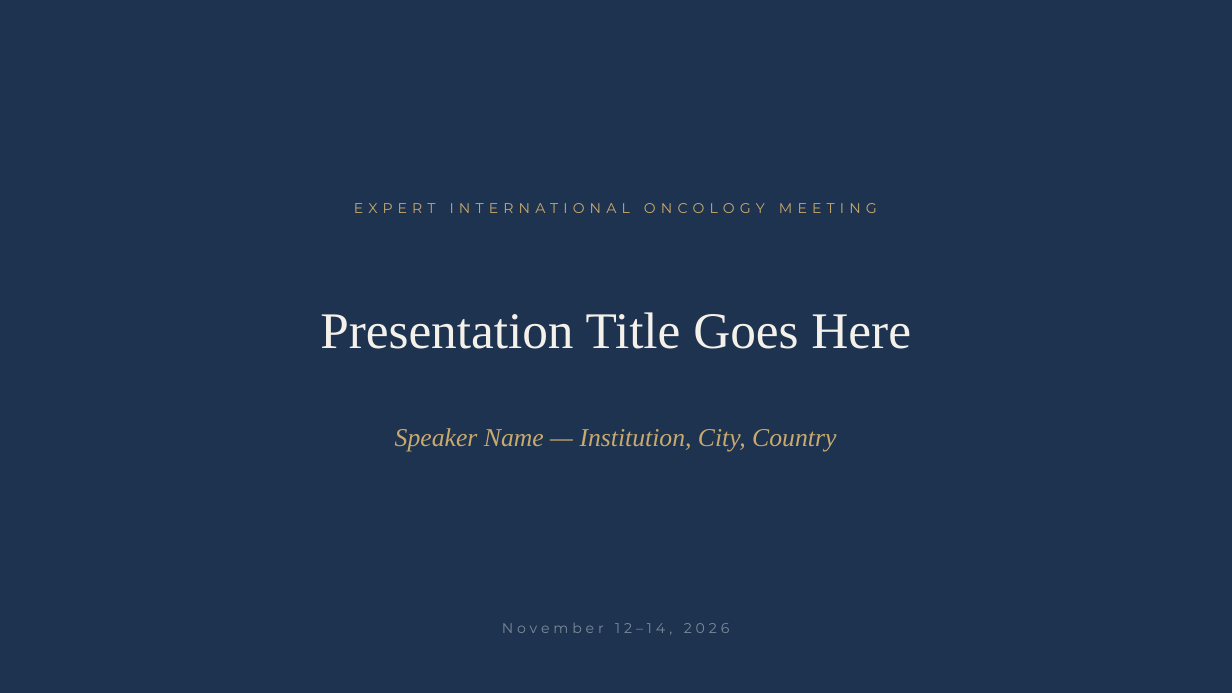
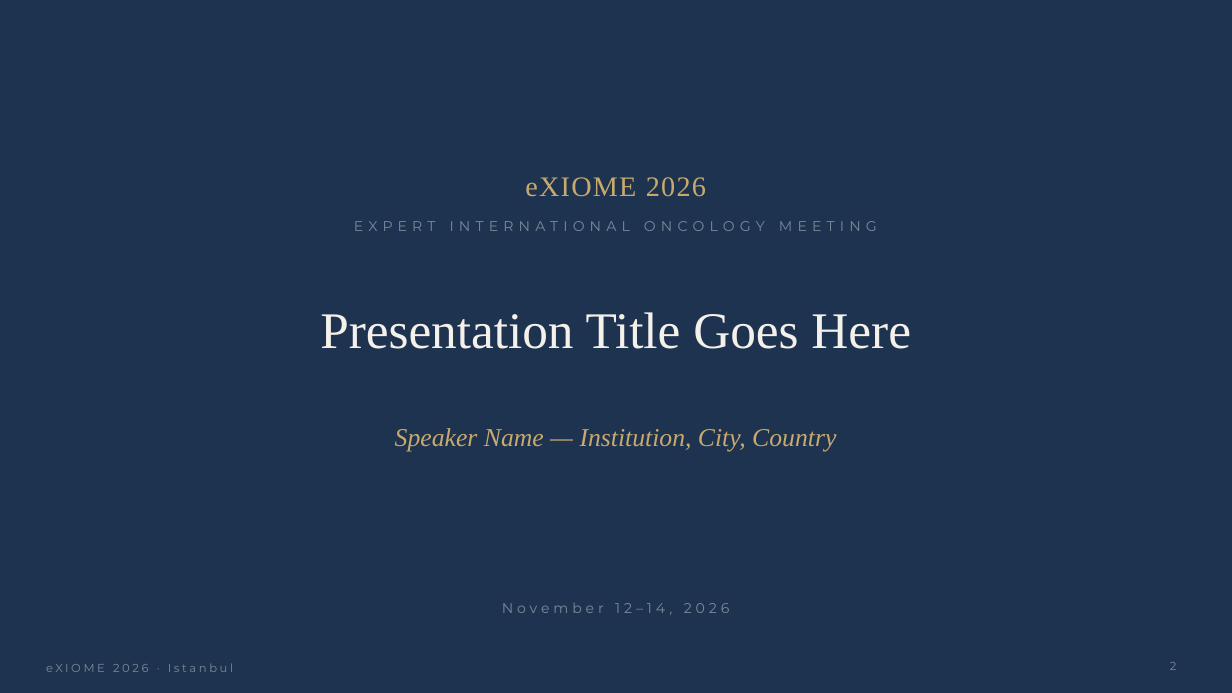
Before and after one commit to fadilachekiri-hue/exiome2026, a slide deck: slide 2 of assets/exiome-2026-speaker-template.pptx. Drawn at 1232x693 pixels with LibreOffice and Linux fonts; fonts in the diff are those of the drawing; background and template pictures are left out. Boxes give left, top, right and bottom in pixels: in the first picture for what was removed or moved away, otherwise in the second. Text is boxed around its words. In the diff, an @@ line names an element or a change of style, - is before the commit and + after.

```diff
--- a/assets/exiome-2026-speaker-template.pptx
+++ b/assets/exiome-2026-speaker-template.pptx
@@ text added at [525, 177, 706, 197], 22 pt, text #C8A96E @@
+eXIOME 2026
@@ text "EXPERT INTERNATIONAL ONCOLOGY MEETING": place and size @@
-text "EXPERT INTERNATIONAL ONCOLOGY MEETING" at [354, 203, 877, 213]
+text "EXPERT INTERNATIONAL ONCOLOGY MEETING" at [354, 221, 877, 231]
@@ text "EXPERT INTERNATIONAL ONCOLOGY MEETING" at [354, 221, 877, 231]: text colour #C8A96E to #7A8A9A @@
@@ text "November 12–14, 2026": place and size @@
-text "November 12–14, 2026" at [502, 623, 730, 635]
+text "November 12–14, 2026" at [502, 603, 730, 615]
@@ text added at [46, 663, 233, 672], 9 pt, text #7A8A9A @@
+eXIOME 2026 · Istanbul
@@ page number added at [1170, 662, 1177, 670], 9 pt, text #7A8A9A @@
+2
```
Also in this commit, not shown: 1 other slide changed.
